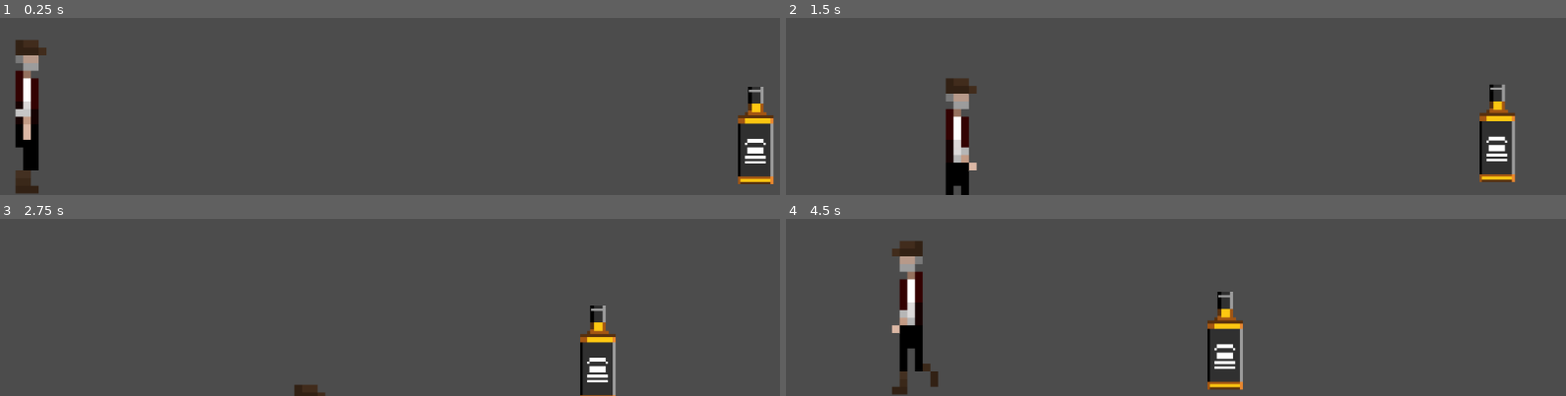
Above: before the commit, frames 1-4 (two rows, left to right).
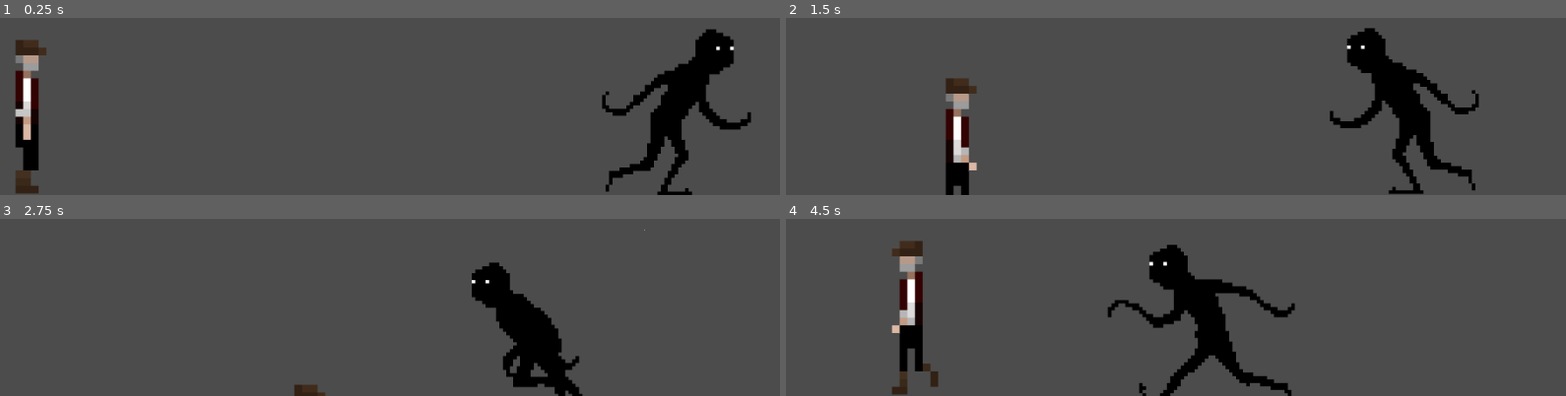
Above: after the commit, the same moments.

Repository: erickpea29/FinalDV
Game: Godot game, scene res://Pruebas.tscn
The game is run twice, just before and just after one commit, with the same random seed, the same clock (stepped at 60 frames per second) and the same inputs. The project has no main scene, so this scene is started directly.
Inputs:
- Up to frame 1 (0.25 s): no input
- Up to frame 2 (1.5 s): tap Enter at 0.5 s; hold Right (ui_right) 0.53-1.28 s; hold Down (ui_down) from 1.28 s (still down)
- Up to frame 3 (2.75 s): release Down (ui_down) at 2.03 s; hold Right (ui_right) from 2.03 s (still down)
- Up to frame 4 (4.5 s): release Right (ui_right) at 2.78 s; hold Up (ui_up) 2.78-3.53 s; hold Left (ui_left) from 3.53 s (still down)

The runs differ from the first frame. In frame 1, 7.0% of the frame differs, in the area x 77-100%, y 6-100%; in frame 2, 6.9%; in frame 3, 6.3%; in frame 4, 6.2%.

Commit message:
Agregando animacion a enemigo

Diff:
--- a/Assets/enemy/Enemy.gd
+++ b/Assets/enemy/Enemy.gd
@@ -6,19 +6,22 @@
 
 func _physics_process(delta):
 	move = Vector2.ZERO
-
 	if Main_Character_Animation != null:
 		move = position.direction_to(Main_Character_Animation.position)
+		$AnimatedSprite.playing = true
+		if move.x < 0:
+			$AnimatedSprite.flip_h = true
+		else:
+			$AnimatedSprite.flip_h = false
 	else:
 		move = Vector2.ZERO
 
-	move = move.normalized() * 2
+	move = move.normalized() * 1.5
 	move = move_and_collide(move)
 
 func _on_Area2D_body_entered(body):
 	if body != self:
 		Main_Character_Animation = body
 
-
 func _on_Area2D_body_exited(body):
 	Main_Character_Animation = null
--- a/Assets/enemy/Enemy.tscn
+++ b/Assets/enemy/Enemy.tscn
@@ -1,29 +1,46 @@
-[gd_scene load_steps=5 format=2]
+[gd_scene load_steps=13 format=2]
 
-[ext_resource path="res://Assets/enemy/botella.png" type="Texture" id=1]
+[ext_resource path="res://Assets/enemy/1.png" type="Texture" id=1]
 [ext_resource path="res://Assets/enemy/Enemy.gd" type="Script" id=2]
+[ext_resource path="res://Assets/enemy/3.png" type="Texture" id=3]
+[ext_resource path="res://Assets/enemy/7.png" type="Texture" id=4]
+[ext_resource path="res://Assets/enemy/6.png" type="Texture" id=5]
+[ext_resource path="res://Assets/enemy/5.png" type="Texture" id=6]
+[ext_resource path="res://Assets/enemy/8.png" type="Texture" id=7]
+[ext_resource path="res://Assets/enemy/2.png" type="Texture" id=8]
+[ext_resource path="res://Assets/enemy/4.png" type="Texture" id=9]
 
-[sub_resource type="RectangleShape2D" id=1]
+[sub_resource type="SpriteFrames" id=1]
+animations = [ {
+"frames": [ ExtResource( 1 ), ExtResource( 8 ), ExtResource( 3 ), ExtResource( 9 ), ExtResource( 6 ), ExtResource( 5 ), ExtResource( 4 ), ExtResource( 7 ) ],
+"loop": true,
+"name": "Enemy_Walking",
+"speed": 5.0
+} ]
+
+[sub_resource type="RectangleShape2D" id=2]
 extents = Vector2( 25.4881, 63.6596 )
 
-[sub_resource type="CircleShape2D" id=2]
+[sub_resource type="CircleShape2D" id=3]
 radius = 821.986
 
 [node name="Enemy" type="KinematicBody2D"]
 script = ExtResource( 2 )
 
-[node name="Sprite" type="Sprite" parent="."]
-texture = ExtResource( 1 )
+[node name="AnimatedSprite" type="AnimatedSprite" parent="."]
+scale = Vector2( 0.45, 0.45 )
+frames = SubResource( 1 )
+animation = "Enemy_Walking"
+frame = 1
 
 [node name="CollisionShape2D" type="CollisionShape2D" parent="."]
 position = Vector2( -5.0397, -1.25992 )
-shape = SubResource( 1 )
+shape = SubResource( 2 )
 
 [node name="Area2D" type="Area2D" parent="."]
 position = Vector2( -5.0397, -1.25992 )
 
 [node name="CollisionShape2D" type="CollisionShape2D" parent="Area2D"]
-shape = SubResource( 2 )
-
+shape = SubResource( 3 )
 [connection signal="body_entered" from="Area2D" to="." method="_on_Area2D_body_entered"]
 [connection signal="body_exited" from="Area2D" to="." method="_on_Area2D_body_exited"]
--- a/Pruebas.tscn
+++ b/Pruebas.tscn
@@ -6,7 +6,7 @@
 [node name="Pruebas" type="Node2D"]
 
 [node name="Enemy" parent="." instance=ExtResource( 2 )]
-position = Vector2( 987.292, 522.906 )
+position = Vector2( 882.64, 491.793 )
 
 [node name="Main_Character_Animation" parent="." instance=ExtResource( 1 )]
 position = Vector2( 30.204, 471.937 )
--- /dev/null
+++ b/Scripts/Main_Enemy_Animation.gd
@@ -0,0 +1,32 @@
+extends KinematicBody2D
+
+var velocidad = 250 #Velocidad del personaje
+var movimiento = Vector2() #Vector de movimiento de la velocidad
+var con_slide = true #Variable para cambiar entre move_and_slide() y move_and_collide()
+
+func get_input():
+	movimiento = Vector2()
+	if Input.is_action_pressed('ui_right'):
+		$AnimatedSprite.flip_h = false #Si el personaje gira a la derecha
+		movimiento.x += 1
+	if Input.is_action_pressed('ui_left'):
+		$AnimatedSprite.flip_h = true #Si el personaje gira a la izquierda
+		movimiento.x -= 1
+	if Input.is_action_pressed('ui_down'):
+		movimiento.y += 1
+	if Input.is_action_pressed('ui_up'):
+		movimiento.y -= 1
+	movimiento = movimiento.normalized() * velocidad
+
+	if movimiento.x != 0 || movimiento.y != 0:
+		$AnimatedSprite.animation = "Main_Character_Walking"
+		#$KinematicBody2D.flip_h = movimiento.x < 0
+	else:
+		$AnimatedSprite.animation = "Main_Character_Idle"
+
+func _physics_process(delta):
+	get_input()
+	if con_slide:
+		move_and_slide(movimiento)
+	else:
+		move_and_collide(movimiento * delta)
--- a/project.godot
+++ b/project.godot
@@ -10,6 +10,7 @@
 
 _global_script_classes=[  ]
 _global_script_class_icons={
+
 }
 
 [application]
Not shown, added: Assets/enemy/1.png.import
Not shown, added: Assets/enemy/2.png.import
Not shown, added: Assets/enemy/3.png.import
Not shown, added: Assets/enemy/4.png.import
Not shown, added: Assets/enemy/5.png.import
Not shown, added: Assets/enemy/6.png.import
Not shown, added: Assets/enemy/7.png.import
Not shown, added: Assets/enemy/8.png.import
